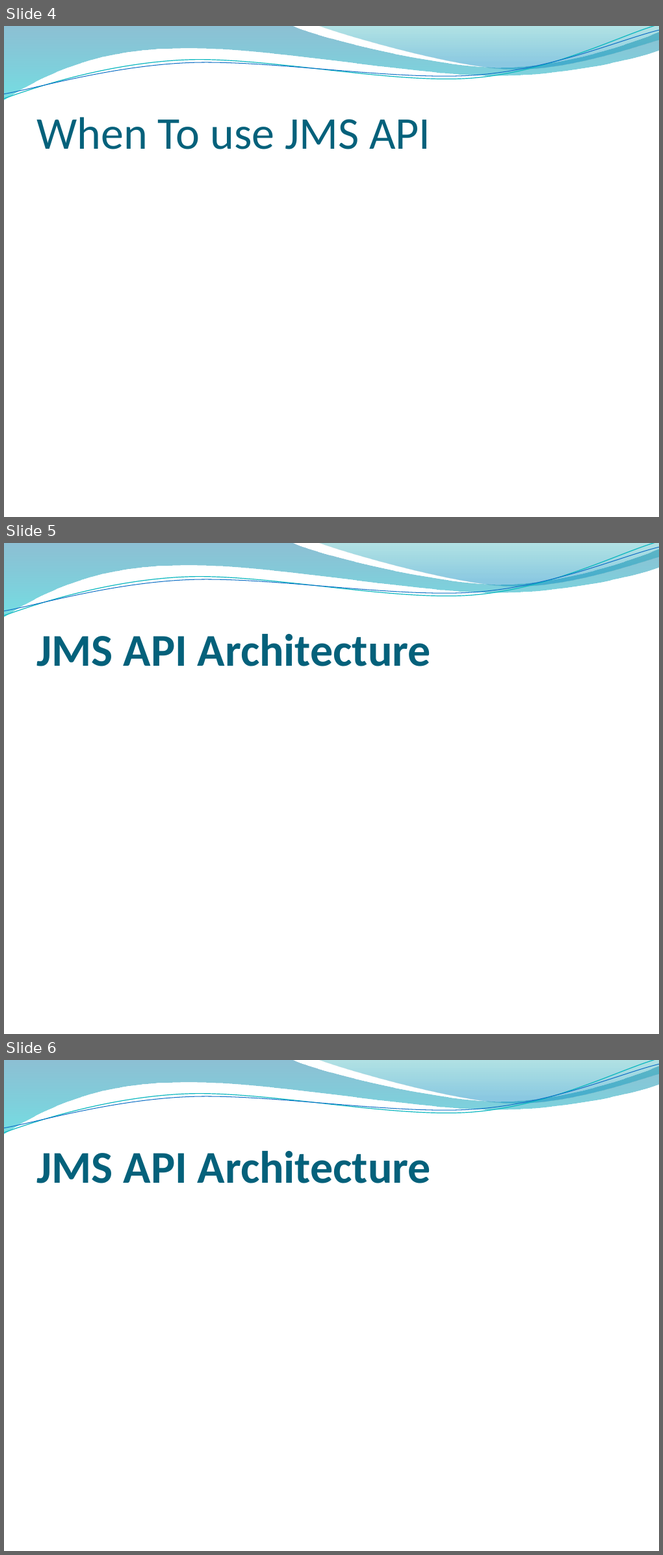
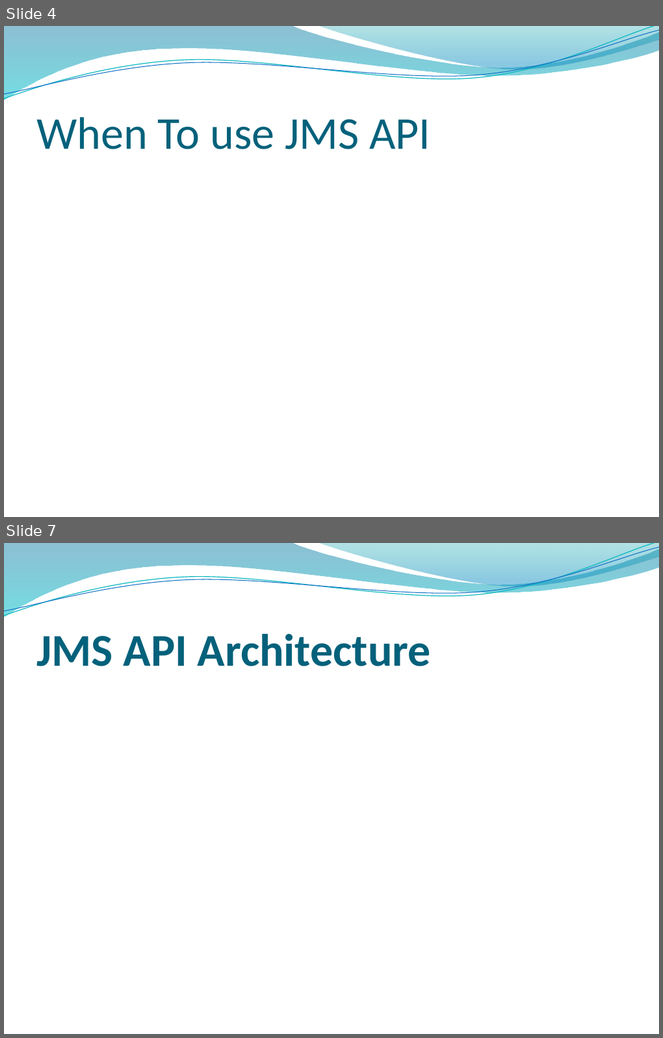
Before and after one commit to shovonis/presentation, a slide deck: jms.pptx. Shown one above the other, each under a label of ours: slides 4, 5 and 6 before the commit, slides 4 and 7 after it; the slides between them are not shown. The pictures are 663x1555 and 663x1038 pixels, drawn with LibreOffice and Linux fonts; fonts in the diff are those of the drawing; background and template pictures are left out. Boxes give left, top, right and bottom in pixels: in the first picture for what was removed or moved away, otherwise in the second. Text is boxed around its words. In the diff, an @@ line names an element or a change of style, - is before the commit and + after.

```diff
--- a/jms.pptx
+++ b/jms.pptx
@@ slide 5 removed at <box>4,543,659,1034</box>, background picture (left out); not listed: 4 template elements that a slide beside it also shows @@
@@ title removed at <box>36,634,431,667</box> @@
-JMS API Architecture
@@ what was slide 6 is now slide 7 @@
```
Also in this commit, not shown: 2 slides added.
